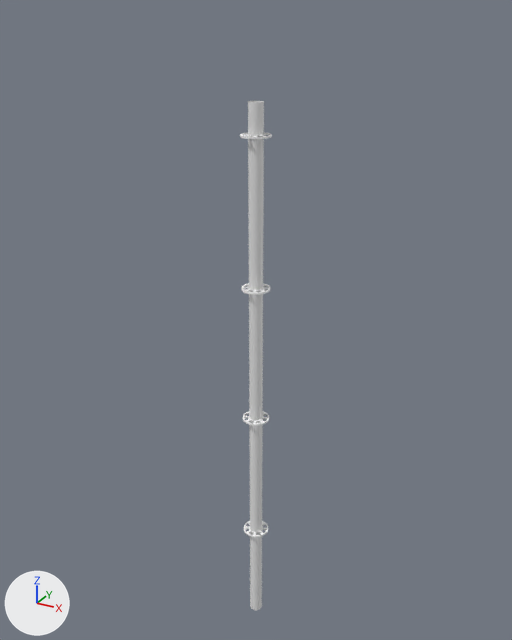
One commit to the glTF model Stagehand/Models/layher_vertical_2m.glb: the scene before it, then after it.
Camera for both pictures: a camera (50 mm lens) standing at (1.07, -1.94, 2.25) and looking at (-0.03, 0.06, 1.26). Arrows for +X, +Y and +Z are at lower left; the lights stay in place. The first picture is the older version. Vertices at exactly the same position are counted once.

The first picture shows 'layher_vertical_2m'.
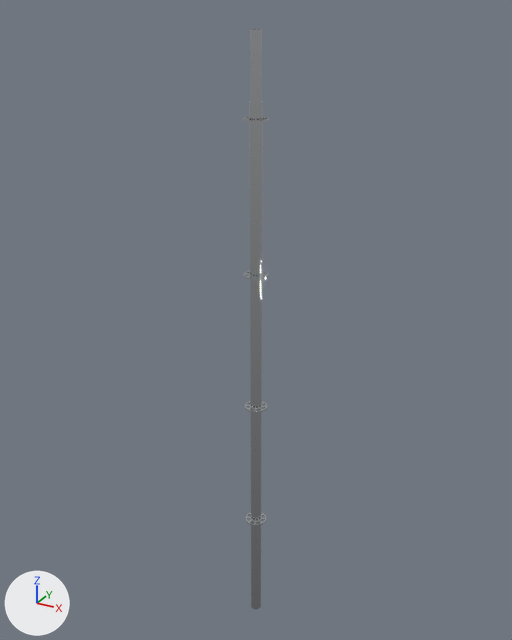
Commit message: better layher management

Location of each change, (x1, y1, x2, y2) in pixels of the pictures (512 x 640 px):
'layher_vertical_2m', reshaped, recoloured (18% narrower, 14% taller): before (240, 100, 272, 610); after (243, 29, 269, 609)
part 1 of me_id166_001, deleted: before (244, 521, 268, 537)
part 2 of me_id166_001, deleted: before (243, 411, 269, 426)
part 3 of me_id166_001, deleted: before (240, 132, 272, 139)
part 4 of me_id166_001, deleted: before (242, 283, 271, 295)
part 5 of me_id166_001, cut back: before (248, 100, 264, 610); after (244, 98, 269, 609)

The change, as a diff of the scene's bpy script:
```diff
--- a/Stagehand/Models/layher_vertical_2m.glb.py
+++ b/Stagehand/Models/layher_vertical_2m.glb.py
@@ mat_inox_008 @@
+mat_inox_008 = principled_material('Inox.008')
+mat_inox_008.base_color = (0.667, 0.694, 0.706)  # light grey #d5d9db
+mat_inox_008.metallic = 1.0
+mat_inox_008.roughness = 0.05
@@ me_id166_001 @@
 # used by ob_layher_vertical_2m; location = (0.0, 0.0, 0.0)
-me_id166_001.from_pydata(...)  # 800 vertices, 1120 faces; spans x -0.05..0.05, y -0.05..0.05, z 0.0..2.0
-me_id166_001.materials.append(mat_metal_rough_0)  # white #ffffff
+me_id166_001.from_pydata(...)  # 864 vertices, 2000 faces; spans x -0.04..0.04, y -0.04..0.04, z 0.0..2.2
+# me_id166_001 part 1: the loose piece of 192 vertices spanning x -0.05..0.05, y -0.05..0.05, z 0.4 is deleted
+# me_id166_001 part 2: the loose piece of 192 vertices spanning x -0.05..0.05, y -0.05..0.05, z 0.9 is deleted
+# me_id166_001 part 3: the loose piece of 192 vertices spanning x -0.05..0.05, y -0.05..0.05, z 1.9 is deleted
+# me_id166_001 part 4: the loose piece of 192 vertices spanning x -0.05..0.05, y -0.05..0.05, z 1.4 is deleted
+# me_id166_001 part 5: 1 vertex moved within x 0.0, y 0.02, z 2.0; 8 vertices removed from x -0.02..0.02, y -0.02..0.02, z 0.0..2.0; 840 vertices added at x -0.04..0.04, y -0.04..0.04, z 0.0..2.2
+me_id166_001.materials.append(mat_inox_008)  # light grey #d5d9db
```
